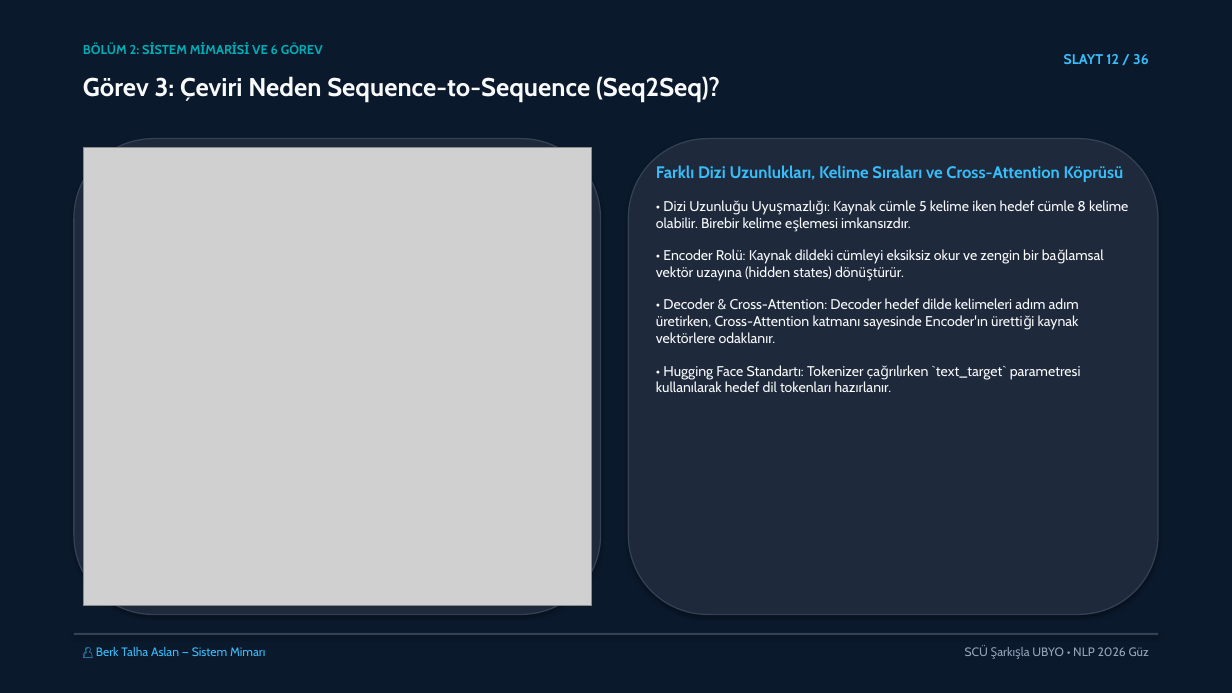
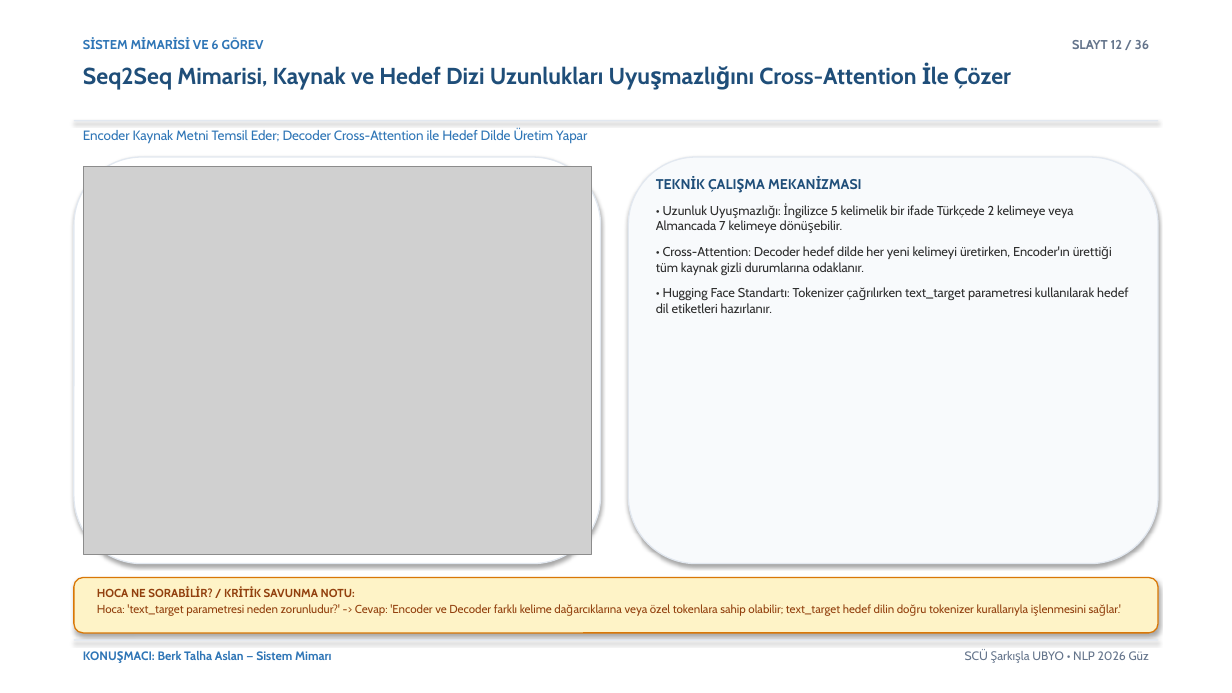
Before and after one commit to mesutpolatgil/NLP_2026, a slide deck: slide 12 of bolum-07-klasik-nlp-gorevleri/07-klasik-nlp-gorevleri/sunum/2026-guz-nlp07.pptx. Drawn at 1232x693 pixels with LibreOffice and Linux fonts; fonts in the diff are those of the drawing; grey boxes stand for pictures. Boxes give left, top, right and bottom in pixels: in the first picture for what was removed or moved away, otherwise in the second. Text is boxed around its words. In the diff, an @@ line names an element or a change of style, - is before the commit and + after.

Commit message:
hafta-07: NLP07 academic-pptx standartlarinda beyaz tema, aksiyon basliklari ve hoca savunma notlari ile guncellendi

```diff
--- a/bolum-07-klasik-nlp-gorevleri/07-klasik-nlp-gorevleri/sunum/2026-guz-nlp07.pptx
+++ b/bolum-07-klasik-nlp-gorevleri/07-klasik-nlp-gorevleri/sunum/2026-guz-nlp07.pptx
@@ rectangle at (0,0,1232,693): fill #0B192C to #FFFFFF @@
@@ text at (95,38,264,49): text changed; text colour #00ADB5 to #2E75B6 @@
-BÖLÜM 2: SİSTEM MİMARİSİ VE 6 GÖREV
+SİSTEM MİMARİSİ VE 6 GÖREV
@@ text "SLAYT 12 / 36": place and size @@
-text "SLAYT 12 / 36" at (1064,54,1149,64)
+text "SLAYT 12 / 36" at (1072,40,1149,49)
@@ text "SLAYT 12 / 36" at (1072,40,1149,49): size 11 to 10 pt, text colour #38BDF8 to #64748B @@
@@ text removed at (83,76,720,102) @@
-Görev 3: Çeviri Neden Sequence-to-Sequence (Seq2Seq)?
@@ text added at (83,63,1011,90), 18 pt, text #1F4E79, bold @@
+Seq2Seq Mimarisi, Kaynak ve Hedef Dizi Uzunlukları Uyuşmazlığını Cross-Attention İle Çözer
@@ rounded rectangle removed at (74,139,601,615) @@
@@ rectangle added at (74,120,1158,121), fill #E2E8F0 @@
@@ text added at (83,130,587,144), 10.5 pt, text #2E75B6 @@
+Encoder Kaynak Metni Temsil Eder; Decoder Cross-Attention ile Hedef Dilde Üretim Yapar
@@ rounded rectangle: place and size @@
-rounded rectangle at (628,139,1158,615)
+rounded rectangle at (74,157,601,564)
@@ rounded rectangle at (74,157,601,564): fill #1E293B to #FFFFFF; outline #334155 1 pt to #E2E8F0 1 pt @@
@@ picture: place and size @@
-picture at (83,148,592,605)
+picture at (83,166,592,555)
@@ rounded rectangle added at (628,157,1158,564), fill #F8FAFC, outline #E2E8F0 1 pt @@
@@ text at (656,179,1128,313): text changed; size 11 to 10 pt; text colour #F8FAFC to #2D2D2D @@
-Farklı Dizi Uzunlukları, Kelime Sıraları ve Cross-Attention Köprüsü
-• Dizi Uzunluğu Uyuşmazlığı: Kaynak cümle 5 kelime iken hedef cümle 8 kelime olabilir. Birebir kelime eşlemesi imkansızdır.
-• Encoder Rolü: Kaynak dildeki cümleyi eksiksiz okur ve zengin bir bağlamsal vektör uzayına (hidden states) dönüştürür.
-• Decoder & Cross-Attention: Decoder hedef dilde kelimeleri adım adım üretirken, Cross-Attention katmanı sayesinde Encoder'ın ürettiği kaynak vektörlere odaklanır.
-• Hugging Face Standartı: Tokenizer çağrılırken `text_target` parametresi kullanılarak hedef dil tokenları hazırlanır.
+TEKNİK ÇALIŞMA MEKANİZMASI
+• Uzunluk Uyuşmazlığı: İngilizce 5 kelimelik bir ifade Türkçede 2 kelimeye veya Almancada 7 kelimeye dönüşebilir.
+• Cross-Attention: Decoder hedef dilde her yeni kelimeyi üretirken, Encoder'ın ürettiği tüm kaynak gizli durumlarına odaklanır.
+• Hugging Face Standartı: Tokenizer çağrılırken text_target parametresi kullanılarak hedef dil etiketleri hazırlanır.
@@ rounded rectangle added at (74,578,1158,633), fill #FEF3C7, outline #D97706 1 pt @@
@@ text added at (97,588,1029,616), 9 pt, text #92400E @@
+HOCA NE SORABİLİR? / KRİTİK SAVUNMA NOTU:
+Hoca: 'text_target parametresi neden zorunludur?' -> Cevap: 'Encoder ve Decoder farklı kelime dağarcıklarına veya özel tokenlara sahip olabilir; text_target hedef dilin doğru tokenizer kurallarıyla işlenmesini sağlar.'
@@ rectangle: place and size @@
-rectangle at (74,633,1158,635)
+rectangle at (74,640,1158,640)
@@ rectangle at (74,640,1158,640): fill #334155 to #E2E8F0 @@
@@ text at (158,651,332,660): text changed; text colour #38BDF8 to #2E75B6; bold on @@
-👤 Berk Talha Aslan — Sistem Mimarı
+KONUŞMACI: Berk Talha Aslan — Sistem Mimarı
@@ text "SCÜ Şarkışla UBYO • NLP ..." at (965,651,1149,660): text colour #94A3B8 to #64748B @@
```
Also in this commit, not shown: 34 other slides changed, 1 slide added, 1 slide removed, 1 other file.
